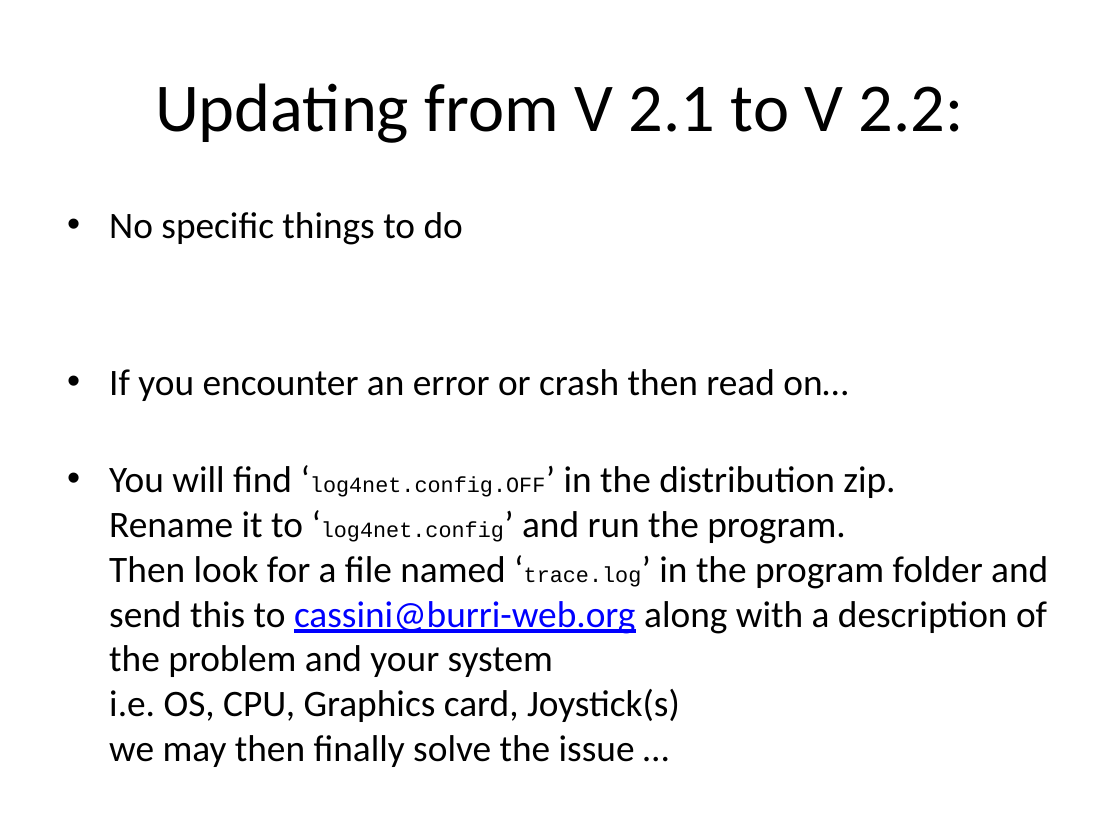
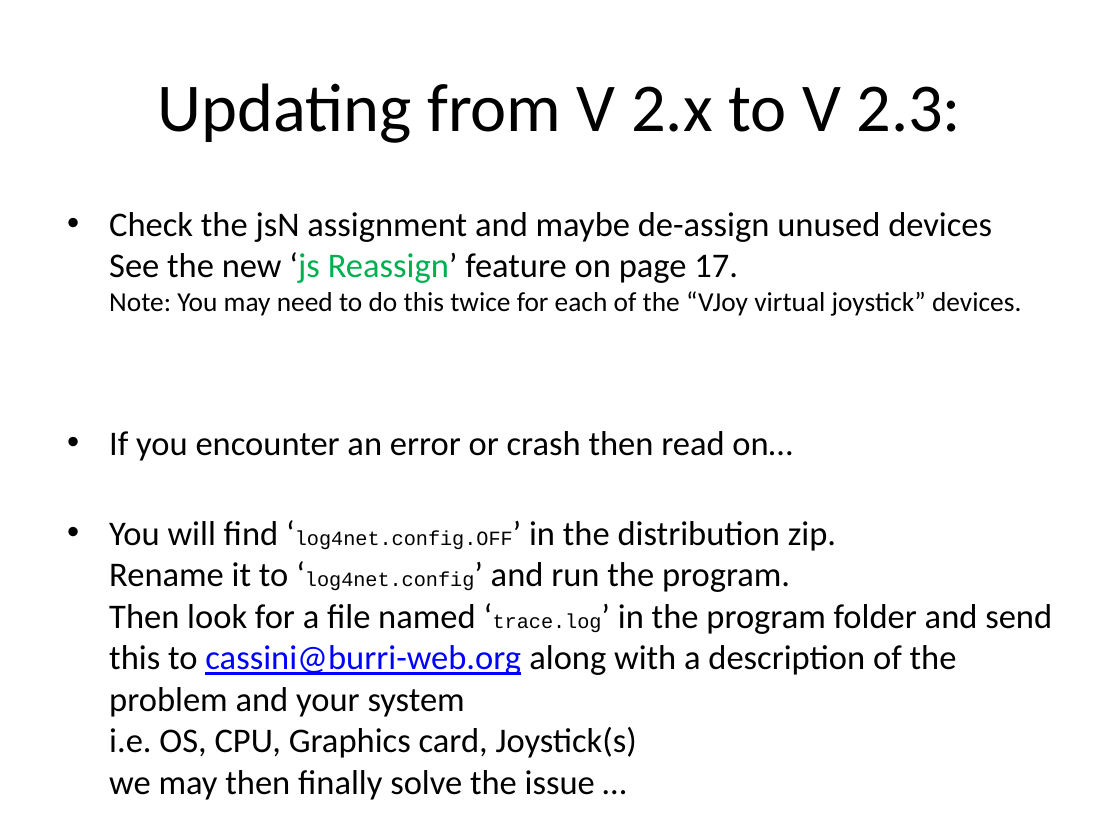
Before and after one commit to SCToolsfactory/SCJMapper-V2, a slide deck: slide 2 of doc/SCJMapper_QGuide.pptx. Drawn at 1120x840 pixels with LibreOffice and Linux fonts; fonts in the diff are those of the drawing. Boxes give left, top, right and bottom in pixels: in the first picture for what was removed or moved away, otherwise in the second. Text is boxed around its words. In the diff, an @@ line names an element or a change of style, - is before the commit and + after.

Commit message:
- new feature #16 - allow reassignment of the jsN group - improvement - uniquely identified devices with the same name (use GUID) - improvement - shows jsN assignment in Joystick tab - improvement - detection of the SC install path extended to one more Registry entry - fix - blend unmapped works properly now - fix #16 - manual entry of SC directory works now - update doc

```diff
--- a/doc/SCJMapper_QGuide.pptx
+++ b/doc/SCJMapper_QGuide.pptx
@@ title at (x1=158, y1=83, x2=961, y2=143): text changed @@
-Updating from V 2.1 to V 2.2:
+Updating from V 2.x to V 2.3:
@@ text at (x1=109, y1=212, x2=1021, y2=316): text changed; size 24 to 22.2 pt @@
-• No specific things to do
+• Check the jsN assignment and maybe de-assign unused devices
+  See the new ‘js Reassign’ feature on page 17.
+  Note: You may need to do this twice for each of the “VJoy virtual joystick” devices.
@@ text at (x1=109, y1=431, x2=1052, y2=758): size 24 to 22.2 pt in "If you encounter an error or crash ...", "You will find ‘log4net.config.OFF’ in the distribution ..."; size 14 to 12.9 pt in "‘log4net.config.OFF’ ‘log4net.config’ ‘trace.log’" @@
```
Also in this commit, not shown: 9 other slides changed, 1 slide added, 22 other files.
